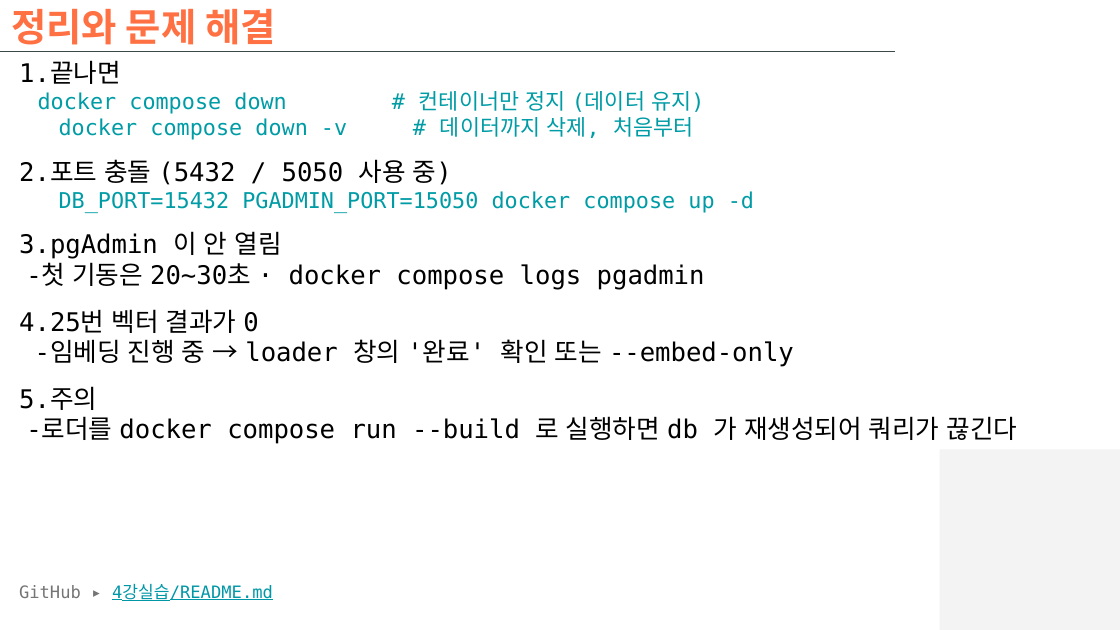
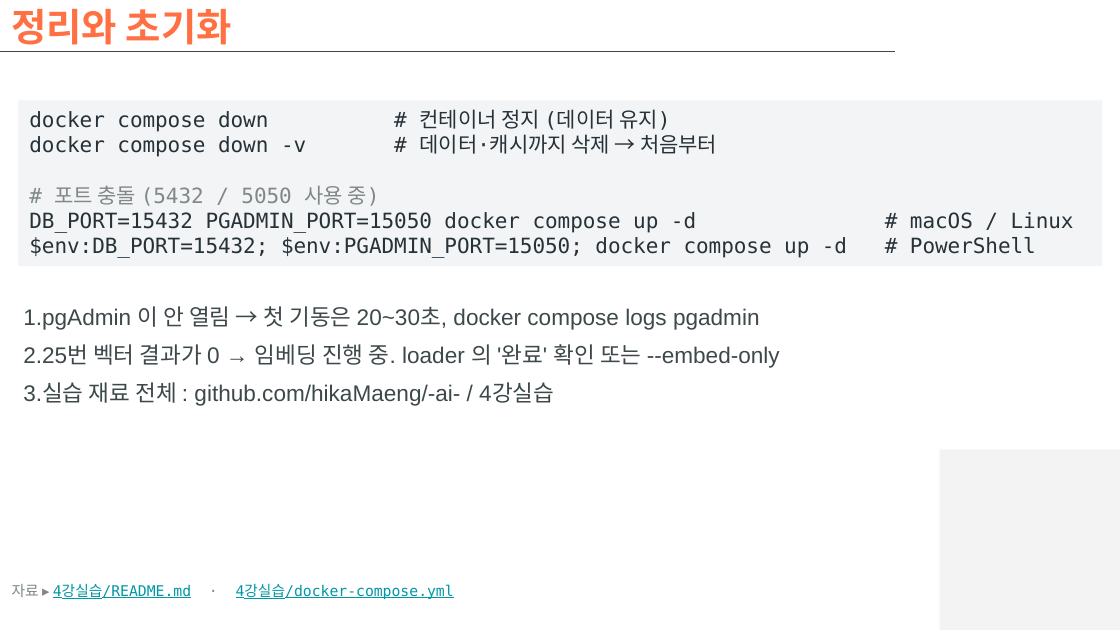
Before and after one commit to hikaMaeng/-ai-, a slide deck: slide 57 of 4강실습/slides/4강실습_벡터디비.pptx (slide 28 before the commit). Drawn at 1120x630 pixels with LibreOffice and Linux fonts; fonts in the diff are those of the drawing; background and template pictures are left out. Boxes give left, top, right and bottom in pixels: in the first picture for what was removed or moved away, otherwise in the second. Text is boxed around its words. In the diff, an @@ line names an element or a change of style, - is before the commit and + after.

```diff
--- a/4강실습/slides/4강실습_벡터디비.pptx
+++ b/4강실습/slides/4강실습_벡터디비.pptx
@@ title at (x1=11, y1=8, x2=232, y2=52): text changed @@
-정리와 문제 해결
+정리와 초기화
@@ text removed at (x1=19, y1=62, x2=1018, y2=444) @@
-1.끝나면
-docker compose down # 컨테이너만 정지 (데이터 유지)
-docker compose down -v # 데이터까지 삭제, 처음부터
-2.포트 충돌 (5432 / 5050 사용 중)
-DB_PORT=15432 PGADMIN_PORT=15050 docker compose up -d
-3.pgAdmin 이 안 열림
--첫 기동은 20~30초 · docker compose logs pgadmin
-4.25번 벡터 결과가 0
--임베딩 진행 중 → loader 창의 '완료' 확인 또는 --embed-only
-5.주의
--로더를 docker compose run --build 로 실행하면 db 가 재생성되어 쿼리가 끊긴다
@@ rectangle added at (x1=18, y1=101, x2=1102, y2=267), fill #F3F4F5, 13.5 pt, text #263238 @@
+docker compose down # 컨테이너 정지 (데이터 유지)
+docker compose down -v # 데이터·캐시까지 삭제 → 처음부터
+# 포트 충돌 (5432 / 5050 사용 중)
+DB_PORT=15432 PGADMIN_PORT=15050 docker compose up -d # macOS / Linux
+$env:DB_PORT=15432; $env:PGADMIN_PORT=15050; docker compose up -d # PowerShell
@@ text added at (x1=23, y1=306, x2=780, y2=406), 14.5 pt, text #3D484A @@
+1.pgAdmin 이 안 열림 → 첫 기동은 20~30초, docker compose logs pgadmin
+2.25번 벡터 결과가 0 → 임베딩 진행 중. loader 의 '완료' 확인 또는 --embed-only
+3.실습 재료 전체 : github.com/hikaMaeng/-ai- / 4강실습
@@ text at (x1=12, y1=584, x2=454, y2=599): text changed; size 11 to 9.5 pt @@
-GitHub ▸ 4강실습/README.md
+자료 ▸ 4강실습/README.md · 4강실습/docker-compose.yml
```
Also in this commit, not shown: 13 other slides changed, 42 slides added, 13 slides removed, 1 other file.
